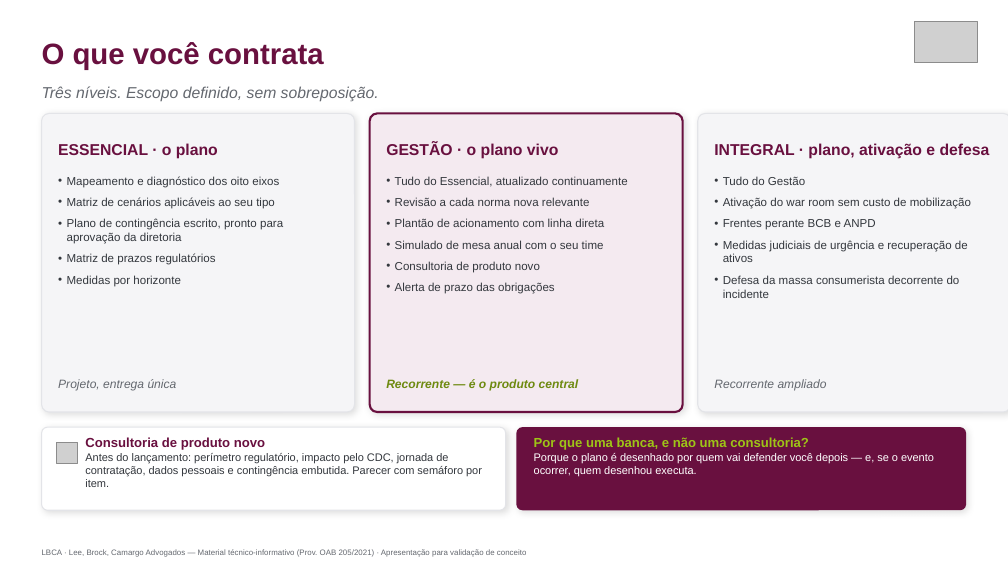
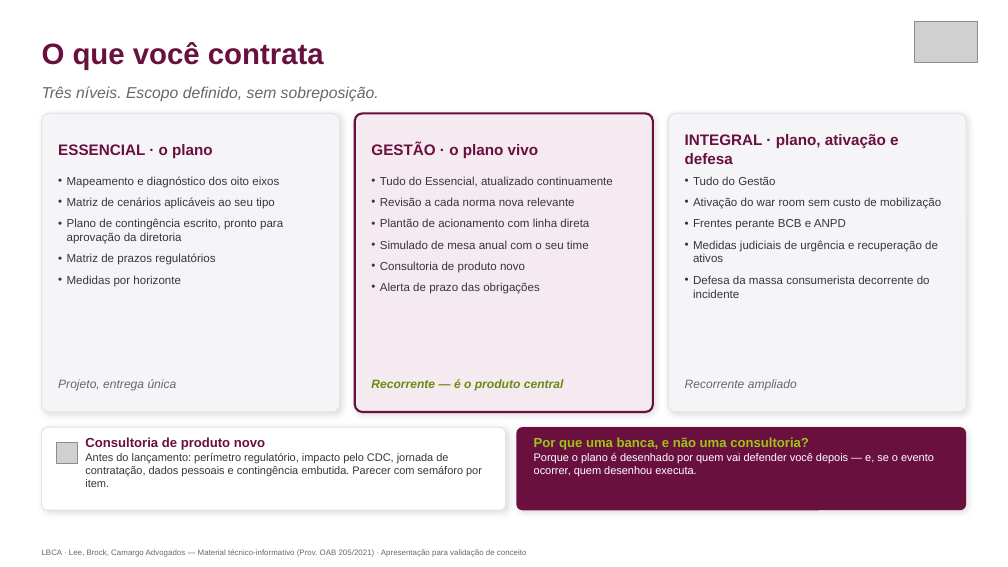
Before and after one commit to rivellione/rastro-vitrine-x9k4, a slide deck: slide 7 of Deck-Plano-Contingencia-LBCA.pptx. Drawn at 1008x567 pixels with LibreOffice and Linux fonts; fonts in the diff are those of the drawing; grey boxes stand for pictures. Boxes give left, top, right and bottom in pixels: in the first picture for what was removed or moved away, otherwise in the second. Text is boxed around its words. In the diff, an @@ line names an element or a change of style, - is before the commit and + after.

```diff
--- a/Deck-Plano-Contingencia-LBCA.pptx
+++ b/Deck-Plano-Contingencia-LBCA.pptx
@@ rounded rectangle: place and size @@
-rounded rectangle at [42, 113, 355, 412]
+rounded rectangle at [42, 113, 340, 412]
@@ rounded rectangle: place and size @@
-rounded rectangle at [370, 113, 683, 412]
+rounded rectangle at [355, 113, 653, 412]
@@ rounded rectangle: place and size @@
-rounded rectangle at [698, 113, 1008, 412]
+rounded rectangle at [668, 113, 966, 412]
@@ text "GESTÃO · o plano vivo": place and size @@
-text "GESTÃO · o plano vivo" at [386, 142, 558, 159]
+text "GESTÃO · o plano vivo" at [371, 142, 538, 158]
@@ size 15 to 14.5 pt in 3 elements at [58, 144, 213, 158], [371, 142, 538, 158], [685, 134, 898, 164] @@
@@ text "INTEGRAL · plano, ativação e ...": place and size @@
-text "INTEGRAL · plano, ativação e ..." at [714, 143, 990, 159]
+text "INTEGRAL · plano, ativação e ..." at [685, 134, 898, 164]
@@ text "Tudo do Essencial, atualizado continuamente": place and size @@
-text "Tudo do Essencial, atualizado continuamente" at [395, 176, 628, 294]
+text "Tudo do Essencial, atualizado continuamente" at [380, 176, 613, 294]
@@ text "Tudo do Gestão": place and size @@
-text "Tudo do Gestão" at [723, 176, 971, 298]
+text "Tudo do Gestão" at [693, 176, 941, 298]
@@ text "Recorrente — é o produto ...": place and size @@
-text "Recorrente — é o produto ..." at [386, 379, 579, 391]
+text "Recorrente — é o produto ..." at [371, 379, 564, 391]
@@ text "Recorrente ampliado": place and size @@
-text "Recorrente ampliado" at [714, 379, 827, 391]
+text "Recorrente ampliado" at [685, 379, 797, 391]
```
Also in this commit, not shown: 5 other slides changed.
